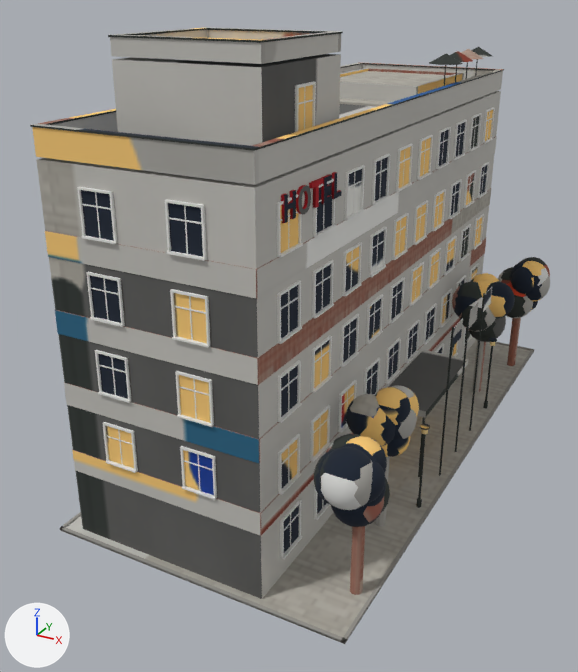
The glTF model openttd/media/baseset/decouple/objekty/mirne/dum_07_hotel.glb as it was, and as the next commit left it.
One viewpoint serves both versions: a camera (50 mm lens) standing at (22.2, -18.4, 20.8) and looking at (5.8, 11.4, 5.9). The lights are fixed; the arrows at lower left show +X, +Y and +Z. The older version comes first. Where no turn or scale is listed for an object, it has been applied to the vertices. Vertices at exactly the same position are counted once.
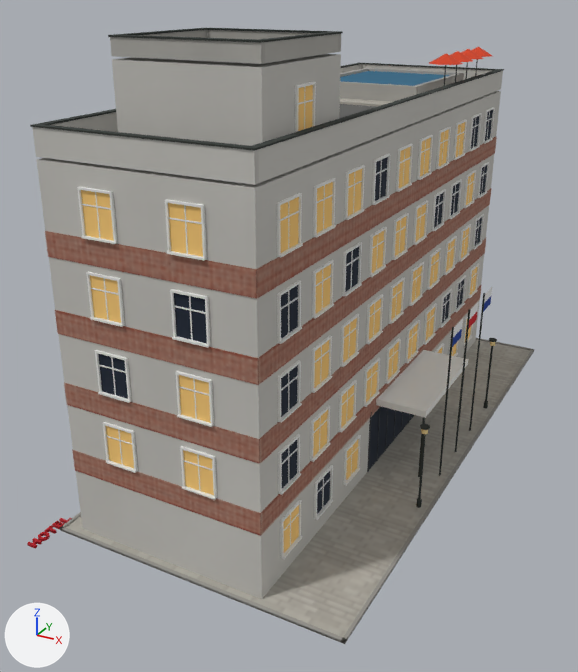
Where the newer file only moved an object's origin or applied its transform, the numbers keep the older frame.

Scene script edits in JSON lines:
```json
{"block": "mat_atlas", "where": "n3 = _N.new('ShaderNodeMapping'); n3.name = 'Mapping'"}
{"op": "set", "path": "n3.inputs[1].default_value", "old": "(0.00225, -14.15, 0.0)", "new": "(0.00225, -14.16, 0.0)", "note": "'Location'"}
{"op": "set", "path": "n3.inputs[3].default_value", "old": "(15.73, 15.1, 1.0)", "new": "(15.9, 15.11, 1.0)", "note": "'Scale'"}
{"block": "me_mesh_0", "where": "# used by ob_mesh_0; location = (0.67, 28.58, 0.0)"}
{"op": "remove", "block": "me_mesh_0", "code": "me_mesh_0.from_pydata(...)  # 12555 vertices, 23954 faces; spans x 0.0..13.9, y -27.6..0.0, z 0.0..19.3"}
{"op": "add", "block": "me_mesh_0", "code": "me_mesh_0.from_pydata(...)  # 5995 vertices, 11010 faces; spans x -0.5..13.1, y -28.9..0.0, z -0.1..19.3"}
{"block": "me_mesh_0", "change": "me_mesh_0 part 1: the loose piece of 12 vertices spanning x 9.5..9.6, y -22.0..-21.4, z 13.9..14.8 is turned -90 degrees about the y axis through its middle and scaled by 0.492, then moved by (-9.8, -5.2, -14.4)"}
{"block": "me_mesh_0", "change": "me_mesh_0 part 2: the loose piece of 24 vertices spanning x 9.5..9.6, y -22.8..-22.2, z 13.9..14.8 is turned -90 degrees about the y axis through its middle and scaled by 0.497, then moved by (-9.8, -4.9, -14.4)"}
{"block": "me_mesh_0", "change": "me_mesh_0 part 3: the loose piece of 384 vertices spanning x 9.5..9.6, y -24.6..-23.7, z 13.9..14.8 is copied, and the copy is turned -90 degrees about the y axis through its middle and scaled by 0.501, then moved by (-9.8, -4.0, -14.4); it spans x -0.5..-0.1, y -28.4..-28.0, z -0.1..0.1"}
{"block": "me_mesh_0", "change": "me_mesh_0 part 4: the loose piece of 24 vertices spanning x 9.5..9.6, y -25.5..-24.8, z 13.9..14.8 is turned -90 degrees about the y axis through its middle and scaled by 0.494, then moved by (-9.8, -3.5, -14.4)"}
{"block": "me_mesh_0", "change": "me_mesh_0 part 5: a new loose piece of 16 vertices spanning x -0.5..-0.1, y -27.9..-27.5, z -0.1..0.1, in mat_atlas"}
{"block": "me_mesh_0", "change": "me_mesh_0 part 6: 45 loose pieces with 6576 vertices, spanning x 9.5..13.9, y -26.8..-1.1, z 0.0..14.8, are deleted"}
{"block": "me_mesh_0", "change": "me_mesh_0 part 7: 48 vertices moved within x 0.7..9.6, y -27.2..-0.4, z 11.6; 432 vertices removed from x 0.7..9.6, y -27.2..-0.4, z 11.7..14.8; 48 vertices added at x 0.7..9.6, y -27.2..-0.4, z 11.6"}
{"block": "me_mesh_0", "change": "me_mesh_0 part 8: 1 vertex moved within x 12.5, y -16.1, z 7.5; 2 vertices removed from x 12.5, y -16.1, z 0.0..7.5; 2 vertices added at x 12.5, y -16.0, z 0.0..7.5"}
{"block": "me_mesh_0", "change": "me_mesh_0 part 9: 612 kept faces spanning x 0.0..13.1, y -27.6..0.0, z 0.0..19.3 get new texture (UV) coordinates"}
{"block": "me_mesh_0", "change": "other edits to the shape of me_mesh_0 do not show in these pictures"}
{"block": "me_mesh_1", "where": "me_mesh_1.from_pydata(...)  # 1800 vertices, 924 faces; spans x 0.8..12.7, y -27.1..-0.5, z 0.1..17.8"}
{"block": "me_mesh_1", "where": "# used by ob_mesh_1; location = (0.67, 28.58, 0.0)"}
{"block": "me_mesh_1", "change": "me_mesh_1 part 10: texture (UV) coordinates of 262 of 924 faces, centred in x 0.8..9.5, y -27.1..-0.5, z 1.1..17.2, changed; they spanned u 0.0..0.06, v 0.94..0.99 and now span u 0.0..0.06, v 0.94..1.0"}
```

Pixel boxes (x1, y1, x2, y2) of what changed, in the pictures (578 x 672 px; the box of a moved part takes in the faces that stretch with it):
```json
{"object": "Mesh_0", "change": "surface changed, reshaped", "before": [30, 28, 550, 644], "after": [27, 28, 534, 644]}
{"object": "Mesh_1", "change": "surface changed", "before": [81, 85, 495, 553], "after": [81, 85, 495, 553]}
{"part": 1, "of": "me_mesh_0", "change": "moved or reshaped", "before": [331, 172, 342, 199], "after": [59, 518, 72, 523]}
{"part": 2, "of": "me_mesh_0", "change": "moved or reshaped", "before": [321, 174, 332, 204], "after": [52, 521, 65, 529]}
{"part": 3, "of": "me_mesh_0", "change": "added", "after": [38, 532, 50, 541]}
{"part": 4, "of": "me_mesh_0", "change": "moved or reshaped", "before": [281, 190, 296, 223], "after": [27, 538, 42, 549]}
{"part": 5, "of": "me_mesh_0", "change": "added", "after": [44, 525, 57, 534]}
{"part": 6, "of": "me_mesh_0", "change": "deleted", "before": [309, 178, 550, 595]}
{"part": 7, "of": "me_mesh_0", "change": "cut back", "before": [86, 162, 489, 341], "after": [86, 162, 489, 341]}
{"part": 8, "of": "me_mesh_0", "change": "moved or reshaped", "after": [439, 327, 453, 468], "on screen": "not visible before"}
{"part": 9, "of": "me_mesh_0", "change": "surface changed", "before": [32, 28, 522, 633], "after": [32, 28, 522, 633]}
{"part": 10, "of": "me_mesh_1", "change": "surface changed", "before": [81, 85, 477, 553], "after": [81, 85, 477, 553]}
```
